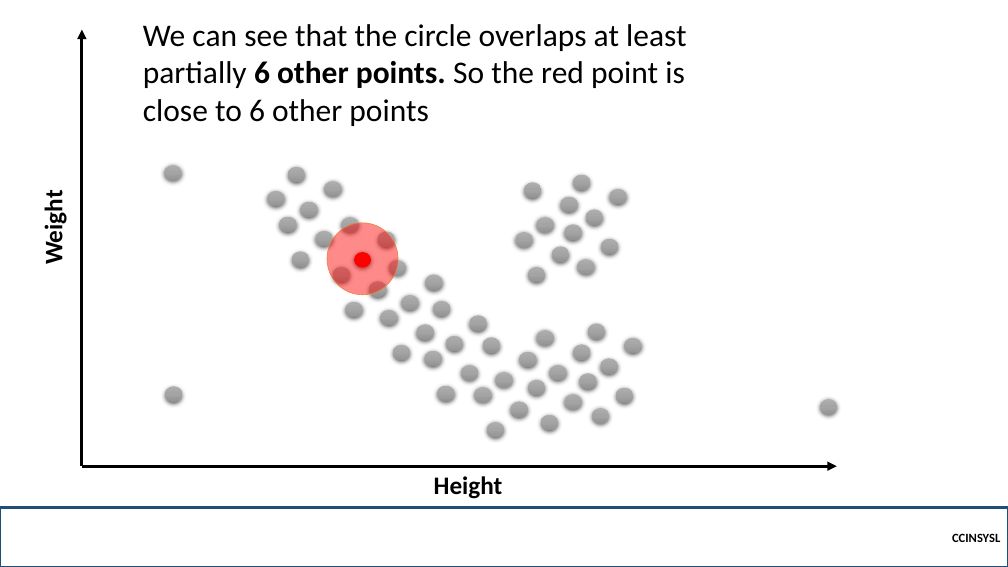
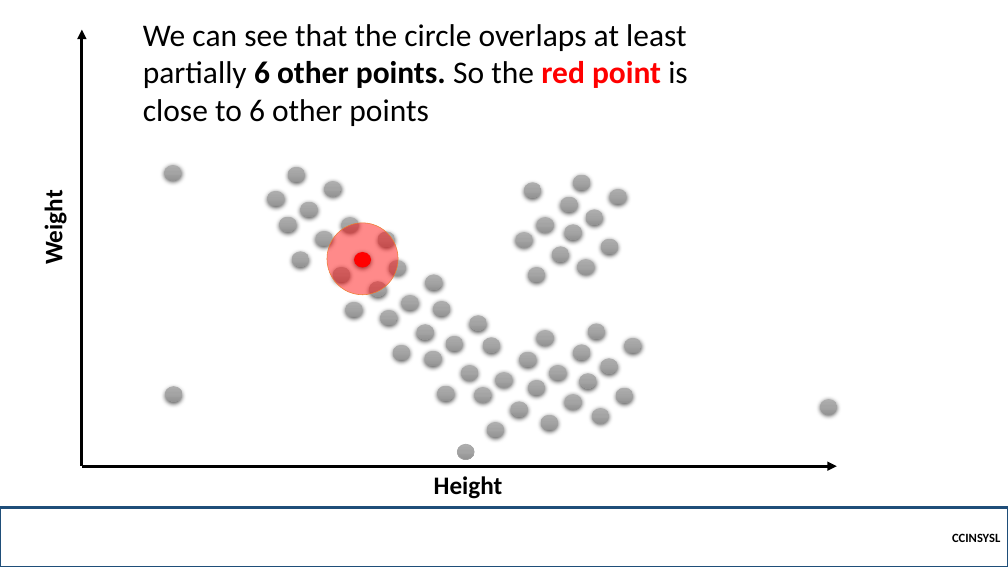
Before and after one commit to robitussin/CCINSYSL, a slide deck: slide 13 of 8 - DBSCAN/DBSCAN.pptx. Drawn at 1008x567 pixels with LibreOffice and Linux fonts; fonts in the diff are those of the drawing; background and template pictures are left out. Boxes give left, top, right and bottom in pixels: in the first picture for what was removed or moved away, otherwise in the second. Text is boxed around its words. In the diff, an @@ line names an element or a change of style, - is before the commit and + after.

```diff
--- a/8 - DBSCAN/DBSCAN.pptx
+++ b/8 - DBSCAN/DBSCAN.pptx
@@ text "We can see that the ..." at <box>143,24,688,126</box>: text colour #000000 to #FF0000, bold on in "red point" @@
@@ ellipse added at <box>457,445,475,461</box>, fill gradient #AFAFAF to #A5A5A5 to #939393, outline #A5A5A5 0.5 pt @@
```
Also in this commit, not shown: 15 other slides changed, 34 slides added.
